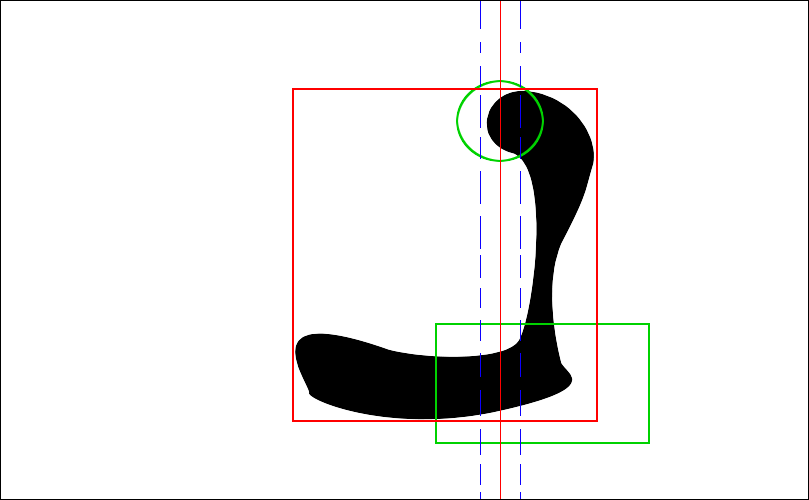
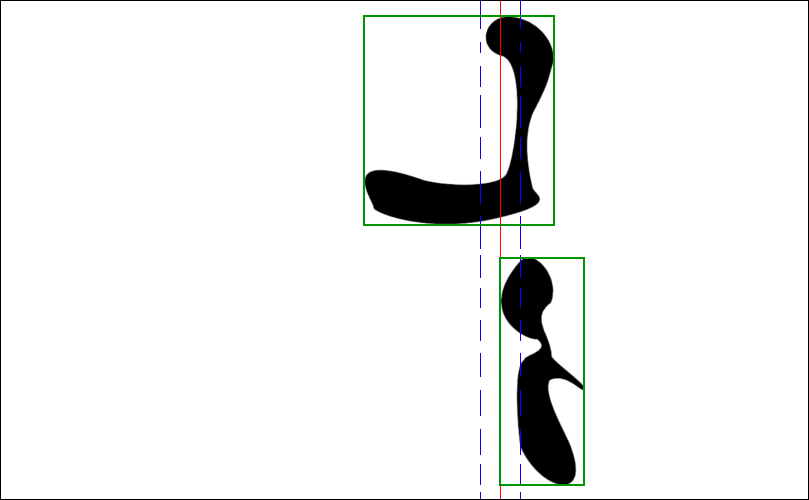
Layers edited between the first and the second w=809, h=500 image:
added layer "boxes" above "H Margin" over left=363, top=15, right=585, bottom=486
added layer "man_blob copy#1" above "man_blob" over left=500, top=256, right=585, bottom=486
removed layer "box" over left=292, top=88, right=598, bottom=422
removed layer "markering" over left=435, top=80, right=650, bottom=444
painted on "complicated blob" over left=295, top=16, right=594, bottom=420
